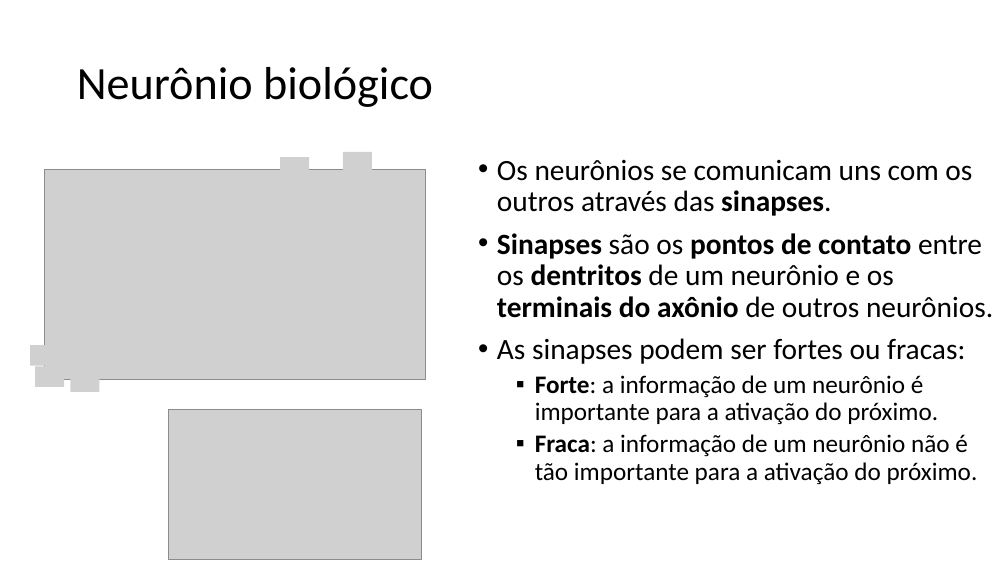
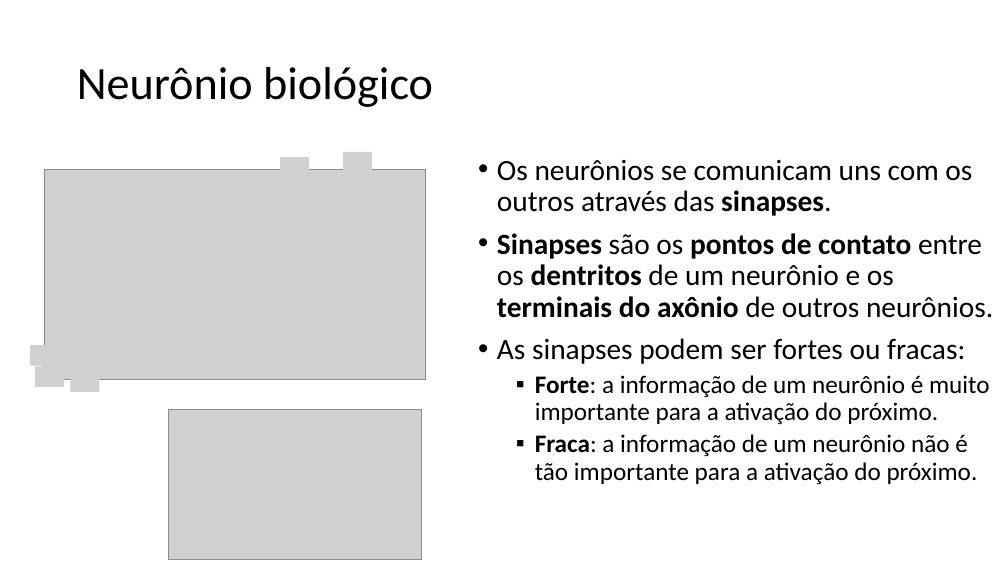
Before and after one commit to zz4fap/c24_inteligencia_artificial, a slide deck: slide 11 of slides/C24_MLP.pptx. Drawn at 1008x567 pixels with LibreOffice and Linux fonts; fonts in the diff are those of the drawing; grey boxes stand for pictures. Boxes give left, top, right and bottom in pixels: in the first picture for what was removed or moved away, otherwise in the second. Text is boxed around its words. In the diff, an @@ line names an element or a change of style, - is before the commit and + after.

```diff
--- a/slides/C24_MLP.pptx
+++ b/slides/C24_MLP.pptx
@@ text at bbox=[535, 375, 990, 425]: text changed @@
-  ▪ Forte: a informação de um neurônio é importante para a ativação do próximo.
+  ▪ Forte: a informação de um neurônio é muito importante para a ativação do próximo.
```
Also in this commit, not shown: 7 other slides changed.
